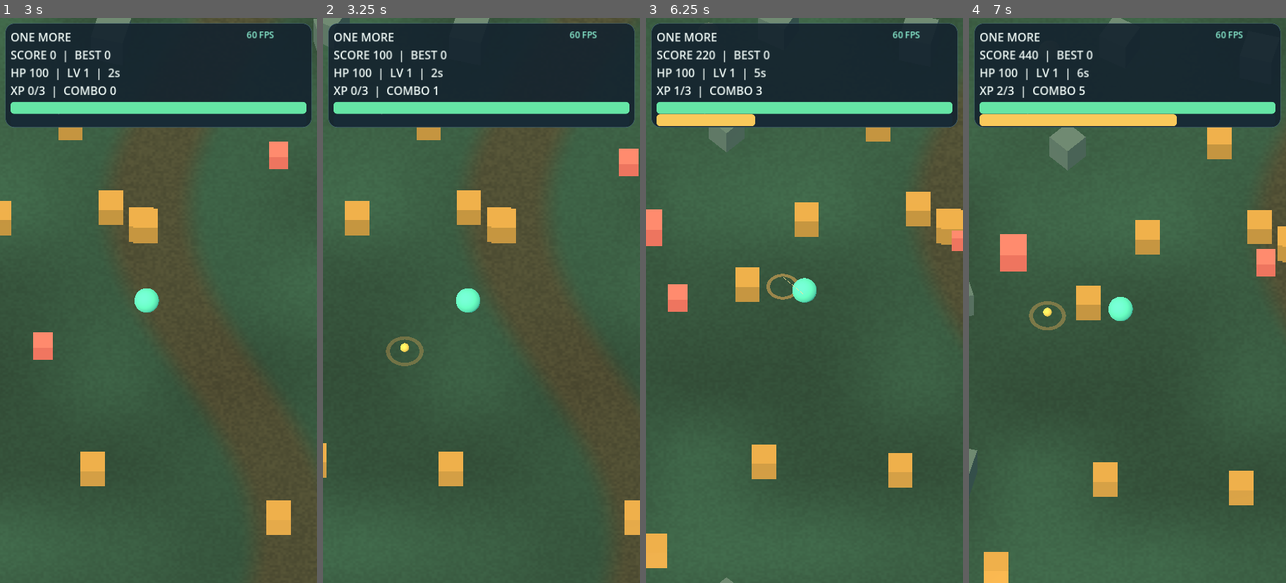
Above: before the commit, frames 1-4 (left to right).
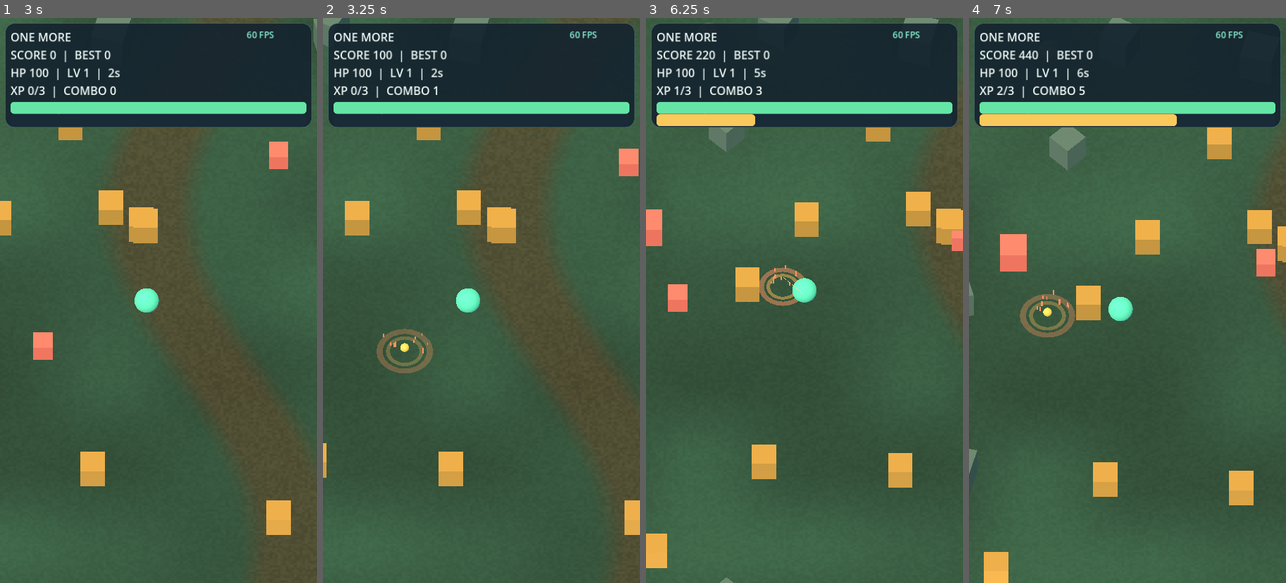
Above: after the commit, the same moments.

Repository: gemini13334-beep/---
Game: Godot game, scene res://main.tscn
The game is run twice, just before and just after one commit, with the same random seed, the same clock (stepped at 60 frames per second) and the same inputs.
Inputs (mouse positions are in pixels of both pictures, inside the frame that each line leads up to):
- Up to frame 1 (3 s): click "PLAY / ENDLESS" at 0.5 s; tap Enter at 1.25 s; move the mouse to (142, 413) at 1.27 s; hold Up (ui_up) 1.28-2 s; click (142, 413) at 1.42 s; drag from (253, 385) to (142, 413) at 2.02 s; move the mouse to (63, 215) at 2.77 s; hold Left (ui_left) from 2.78 s (still down)
- Up to frame 2 (3.25 s): keep holding Left (ui_left)
- Up to frame 3 (6.25 s): release Left (ui_left) at 3.5 s; drag from (820, 300) to (709, 215) at 3.52 s; move the mouse to (756, 159) at 4.27 s; hold Down (ui_down) 4.28-5 s; drag from (874, 272) to (756, 159) at 5.02 s; move the mouse to (741, 328) at 5.77 s; hold Up (ui_up) from 5.78 s (still down); click (741, 328) at 5.92 s
- Up to frame 4 (7 s): release Up (ui_up) at 6.5 s; drag from (1159, 176) to (1064, 328) at 6.52 s

Frame 1 is identical in both runs. In frame 2, 0.4% of the frame differs, in the area x 16-35%, y 55-63%; in frame 3, 0.3%; in frame 4, 0.4%.

Commit message:
Polish hit and destruction particles with bounded effect counts

Diff:
--- a/one-more/arena.gd
+++ b/one-more/arena.gd
@@ -696,14 +696,53 @@
 	tween.tween_property(beam,"scale",Vector3(0.1,0.1,1.0),0.12)
 	tween.tween_callback(beam.queue_free)
 
+var active_bursts := 0
+func impact_sparks(pos: Vector3, tint: Color, count: int) -> void:
+	if active_bursts >= 16:
+		return
+	active_bursts += 1
+	var sparks := CPUParticles3D.new()
+	sparks.emitting = false
+	sparks.one_shot = true
+	sparks.amount = count
+	sparks.lifetime = 0.32
+	sparks.explosiveness = 1.0
+	sparks.direction = Vector3.UP
+	sparks.spread = 85.0
+	sparks.gravity = Vector3(0,-8,0)
+	sparks.initial_velocity_min = 2.0
+	sparks.initial_velocity_max = 5.0
+	sparks.scale_amount_min = 0.5
+	sparks.scale_amount_max = 1.3
+	var mesh := BoxMesh.new()
+	mesh.size = Vector3(0.065,0.065,0.19)
+	var mat := StandardMaterial3D.new()
+	mat.shading_mode = BaseMaterial3D.SHADING_MODE_UNSHADED
+	mat.albedo_color = tint
+	mesh.material = mat
+	sparks.mesh = mesh
+	sparks.cast_shadow = GeometryInstance3D.SHADOW_CASTING_SETTING_OFF
+	add_child(sparks)
+	sparks.position = pos
+	sparks.finished.connect(func():
+		active_bursts -= 1
+		sparks.queue_free()
+	)
+	sparks.emitting = true
+
 func hit_enemy(enemy: MeshInstance3D) -> void:
+	if not is_instance_valid(enemy) or enemy.is_queued_for_deletion():
+		return
 	play_fx("hit")
 	var health := int(enemy.get_meta("health",1))-damage
 	enemy.set_meta("health",health)
 	pulse(enemy.position,0.8,Color("#ffb85a"))
 	if health > 0:
+		impact_sparks(enemy.position,Color("#ffc879"),4)
 		return
 	var boss := bool(enemy.get_meta("boss",false))
+	impact_sparks(enemy.position,Color("#bc8cff") if boss else Color("#ff9460"),24 if boss else 9)
+	pulse(enemy.position,3.2 if boss else 1.2,Color("#bc8cff") if boss else Color("#ff9460"))
 	drop_gem(enemy.position)
 	if boss:
 		for i in range(8):
